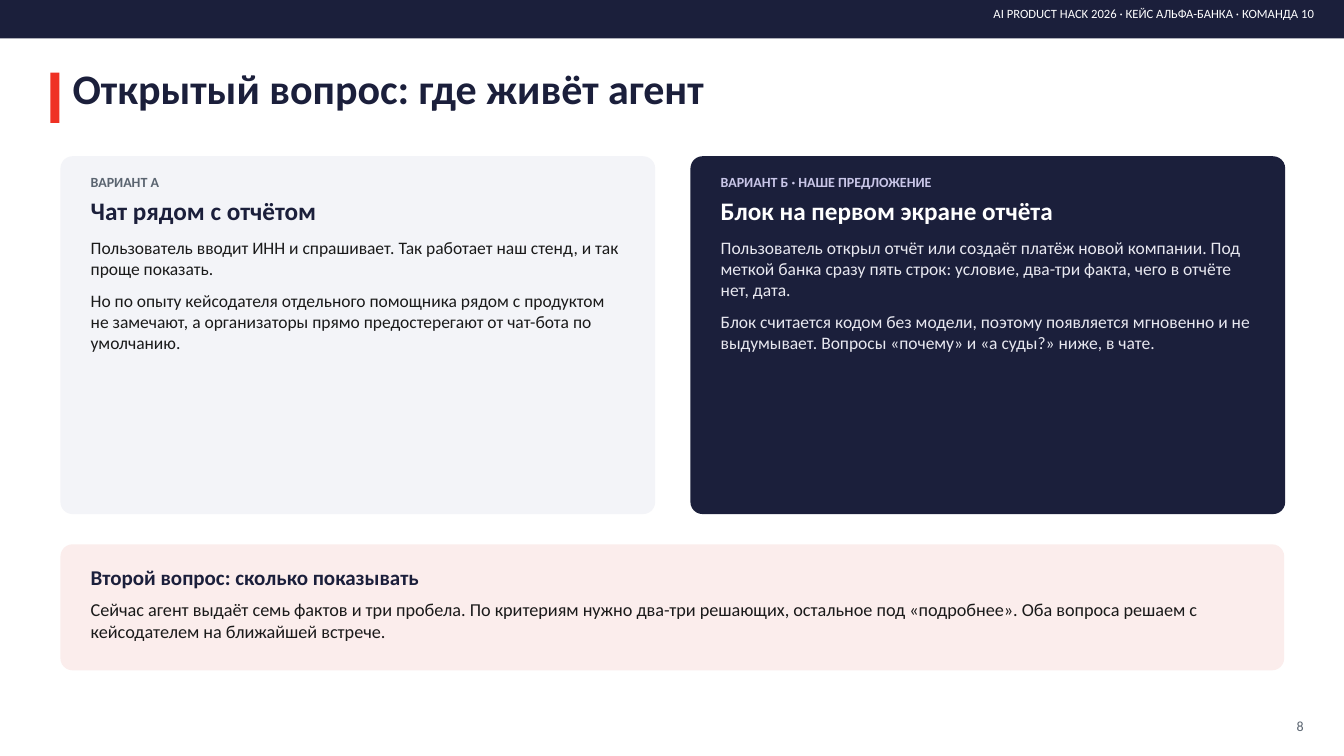
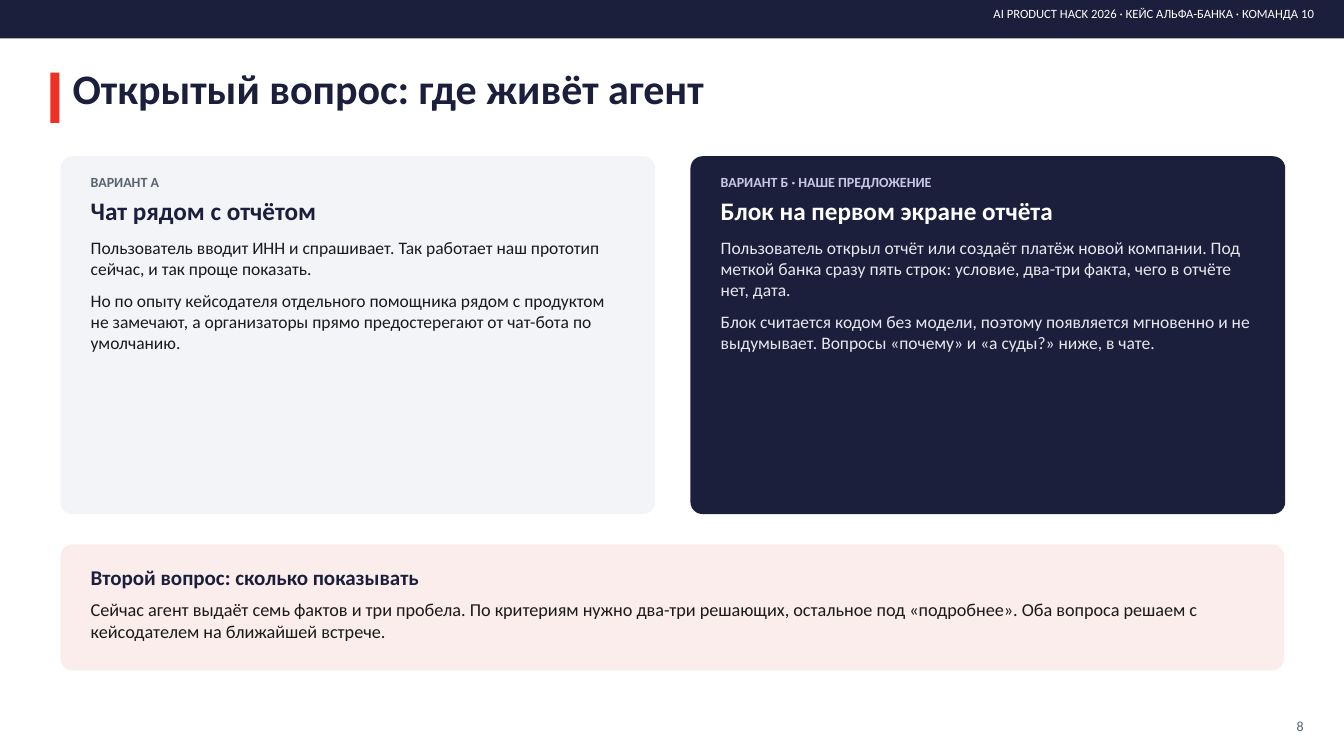
Before and after one commit to formalraindbow/contractor-agent, a slide deck: slide 8 of deliverables/interim/PRESENTATION_INTERIM.pptx. Drawn at 1344x756 pixels with LibreOffice and Linux fonts; fonts in the diff are those of the drawing. Boxes give left, top, right and bottom in pixels: in the first picture for what was removed or moved away, otherwise in the second. Text is boxed around its words. In the diff, an @@ line names an element or a change of style, - is before the commit and + after.

```diff
--- a/deliverables/interim/PRESENTATION_INTERIM.pptx
+++ b/deliverables/interim/PRESENTATION_INTERIM.pptx
@@ text at bbox=[91, 242, 599, 278]: text changed @@
-Пользователь вводит ИНН и спрашивает. Так работает наш стенд, и так проще показать.
+Пользователь вводит ИНН и спрашивает. Так работает наш прототип сейчас, и так проще показать.
```
Also in this commit, not shown: 8 other slides changed, 1 slide added, 1 slide removed.
